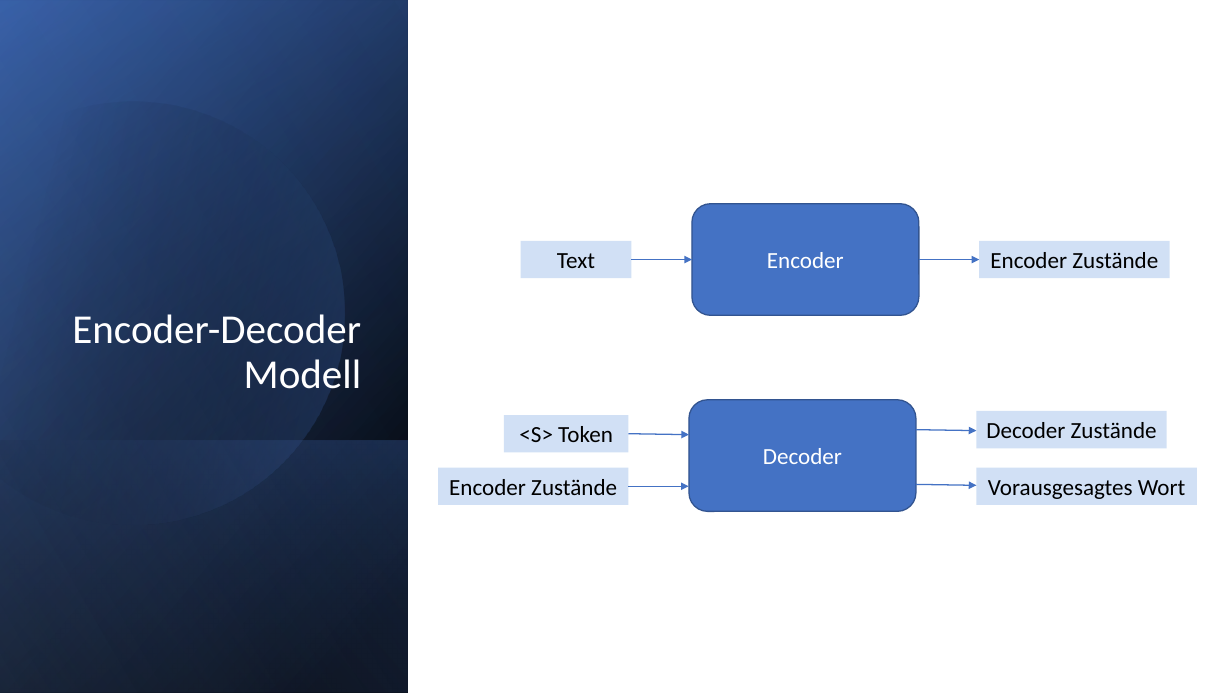
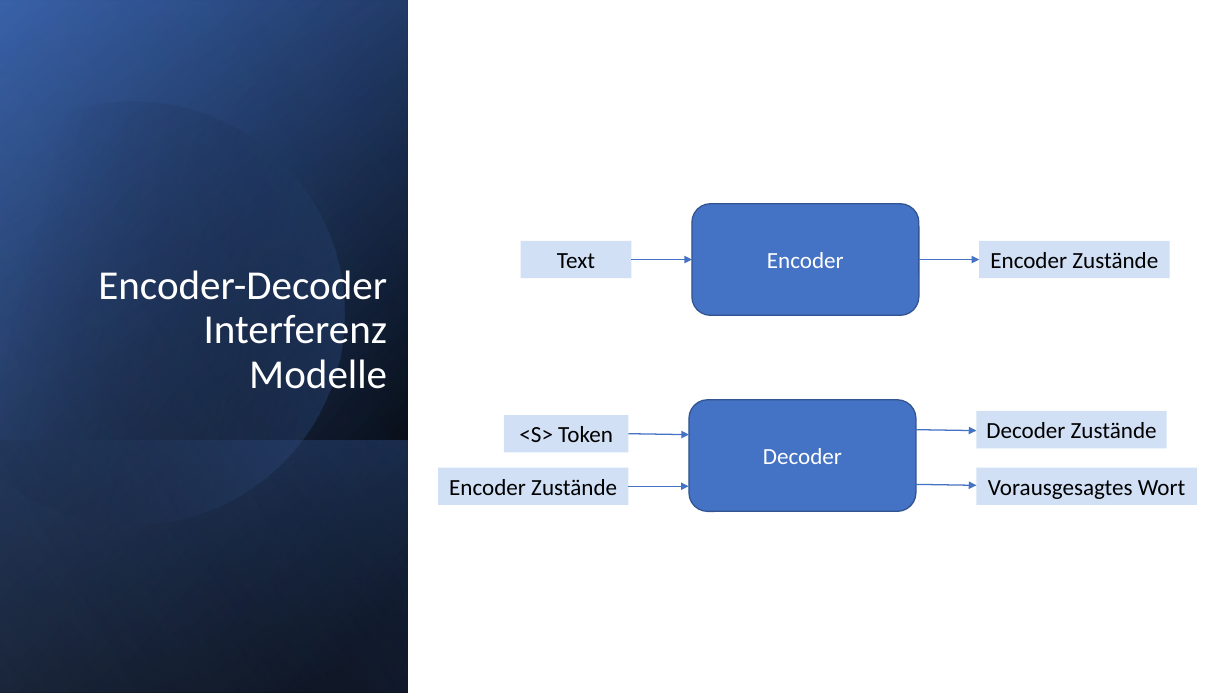
Before and after one commit to techsupport-noah/ML-Projekt, a slide deck: slide 9 of Chatbot.pptx. Drawn at 1232x693 pixels with LibreOffice and Linux fonts; fonts in the diff are those of the drawing. Boxes give left, top, right and bottom in pixels: in the first picture for what was removed or moved away, otherwise in the second. Text is boxed around its words. In the diff, an @@ line names an element or a change of style, - is before the commit and + after.

```diff
--- a/Chatbot.pptx
+++ b/Chatbot.pptx
@@ title at bbox=[98, 270, 388, 398]: text changed @@
-Encoder-Decoder Modell
+Encoder-Decoder Interferenz Modelle
```
Also in this commit, not shown: 6 other slides changed.
